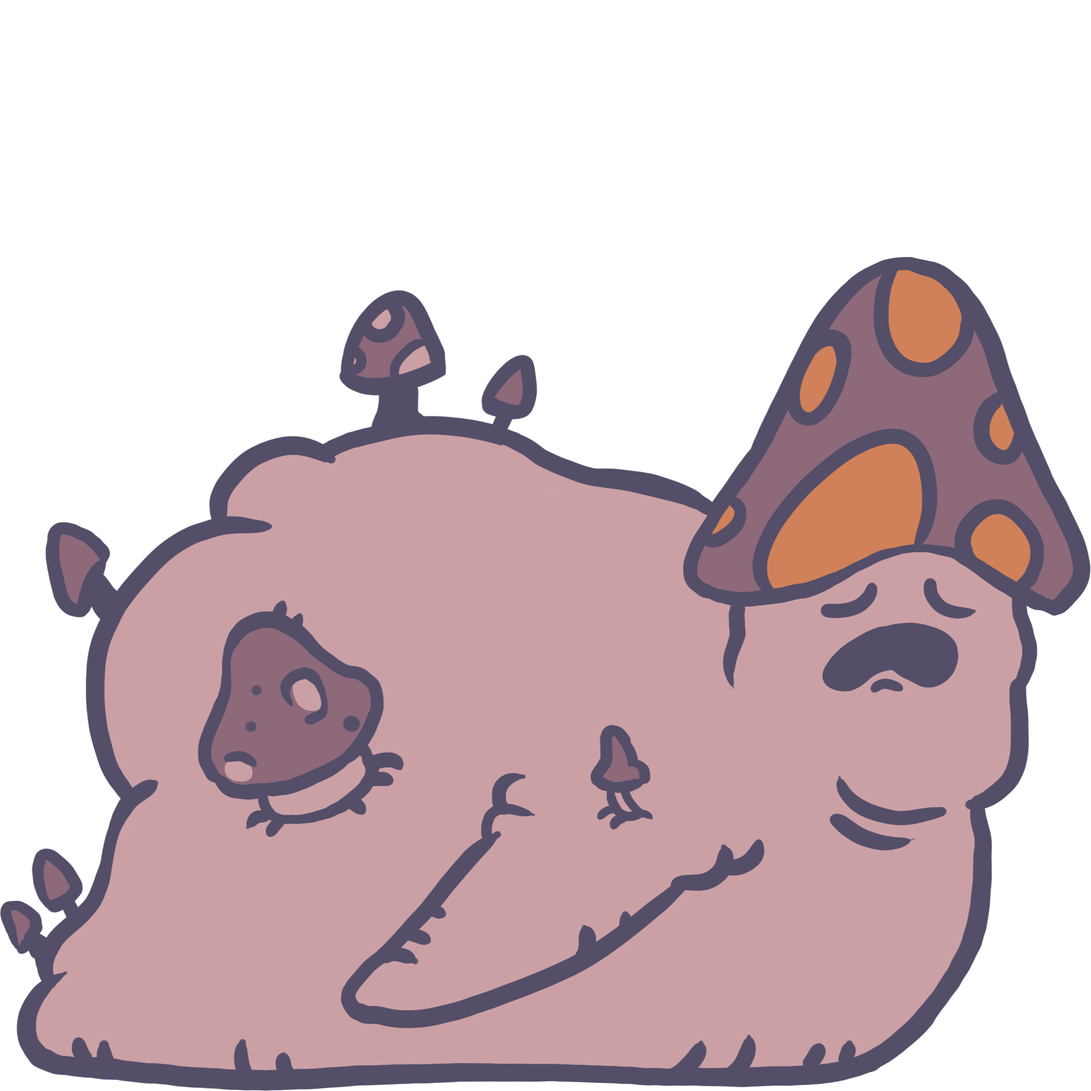
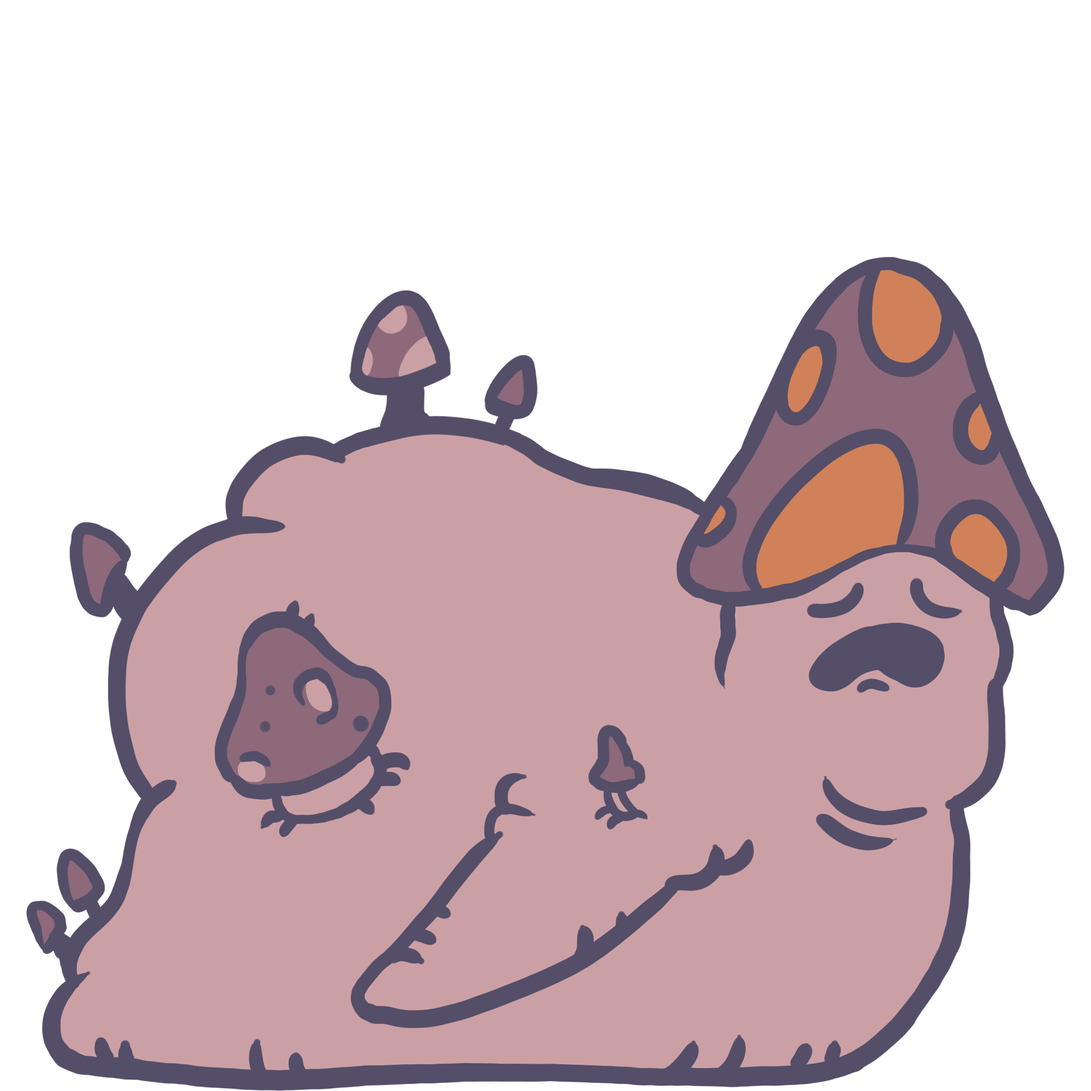
Layers edited between the first and the second 1091x1091 image:
hid group "Group 2" (4 layers) over 0, 257, 1091, 1091
painted on "2", masked it over 0, 257, 1091, 1091
painted on "Layer 3" over 342, 302, 438, 389
showed group "Group 1" (5 layers) over 26, 257, 1066, 1091
added layer "Layer 8" in group "Group 1" over 806, 577, 964, 694
painted on "Layer 1", masked it over 26, 257, 1066, 1091
painted on "Layer 2" over 349, 290, 449, 389
